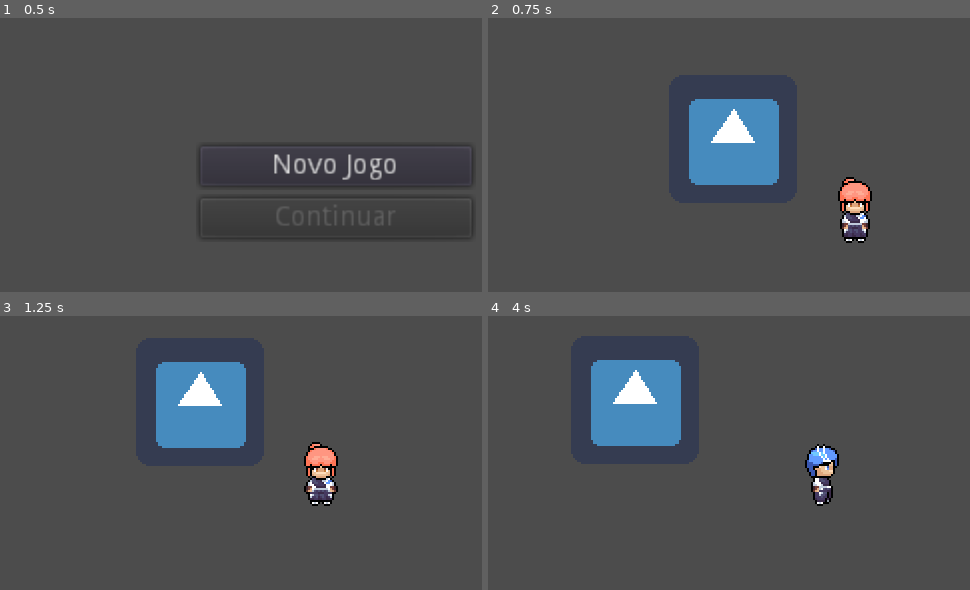
Above: before the commit, frames 1-4 (two rows, left to right).
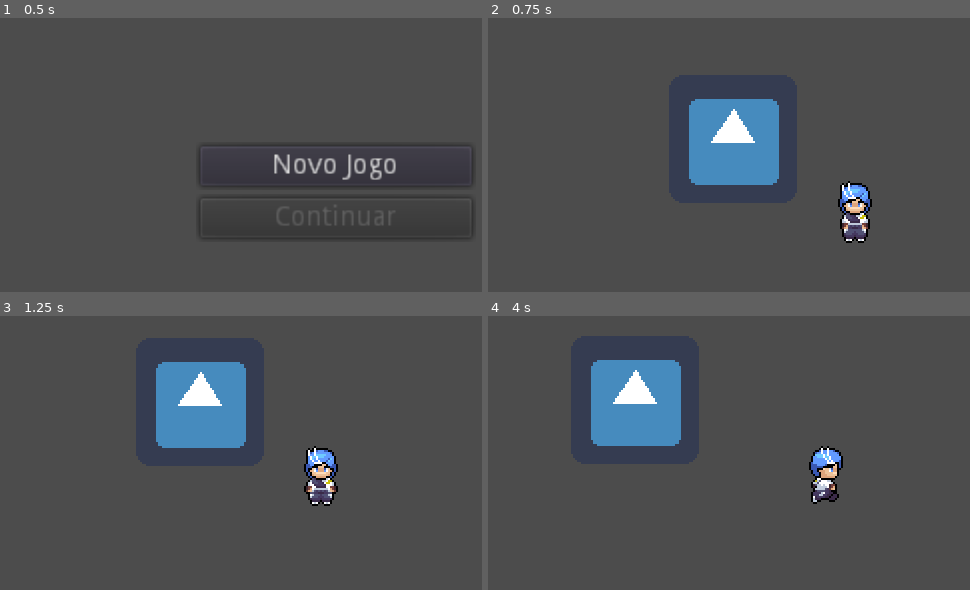
Above: after the commit, the same moments.

Repository: alanfelixnc/ElementsARPG
Game: Godot game, scene res://Game.tscn
Same seed, same stepped clock (60 frames per second), same inputs: the game is played once before the commit and once after it. The engine's default icon, where the game draws it, is replaced by a stand-in: a white triangle on a blue panel in a dark square.
Inputs:
- Up to frame 1 (0.5 s): no input
- Up to frame 2 (0.75 s): click "Novo Jogo" at 0.5 s
- Up to frame 3 (1.25 s): no input
- Up to frame 4 (4 s): tap Enter (game_pause) at 1.25, 3.5 s; hold Right (ui_right) 1.28-2 s; tap 1 (test_select_char_1) at 1.35, 3.6 s; click "Salvar" at 2 s; tap Space at 2.75 s; hold Down (ui_down) 2.78-3.53 s; tap 2 (test_select_char_2) at 2.85 s; hold Right (ui_right) from 3.53 s (still down)

Frame 1 is identical in both runs. In frame 2, 0.6% of the frame differs, in the area x 72-80%, y 58-81%; in frame 3, 0.6%; in frame 4, 0.9%, in the area x 65-74%, y 46-70%.

Commit message:
Reset do game data ao iniciar um novo jogo.

Diff:
--- a/Game.gd
+++ b/Game.gd
@@ -11,62 +11,71 @@
 
 ## Player stats ##
 # Player's current level
-export var player_level = 1
+export var player_level = 0
 # Player's current XP
 export var player_xp = 0
 # Player's max XP
-export var player_max_xp = 100
+export var player_max_xp = 0
 
 ## Game base stats ##
 # Health
-export var base_hp = 50
+export var base_hp = 0
 # Physical Damage
-export var base_dmg = 10
+export var base_dmg = 0
 # Elemental Damage
-export var base_edmg = 5
+export var base_edmg = 0
 # Physical Defense
-export var base_def = 10
+export var base_def = 0
 # Elemental Resistance
-export var base_res = 5
+export var base_res = 0
 # Attack Speed
-export var base_aspd = 5
+export var base_aspd = 0
 
 ## Player's party ##
 # Selected character from party
-export var active_character = "Robson"
+export var active_character = ""
 # Party characters status and equips
-var party = {
-	"Robson": {
-		"unlocked": true,
-		"special_ability": 0,
-		"consumable_a": 0,
-		"consumable_b": 0,
-		"skill_a": 0,
-		"skill_b": 0,
-		"skill_c": 0,
-		"passive_skill": 0
-	},
-	"Marina": {
-		"unlocked": false,
-		"special_ability": 0,
-		"consumable_a": 0,
-		"consumable_b": 0,
-		"skill_a": 0,
-		"skill_b": 0,
-		"skill_c": 0,
-		"passive_skill": 0
-	}
-}
+var party = {}
 
 ## Player's inventory ##
-var inventory = {
-	"skills": [
-		[1, 23] # 1 = skill index, 23 = skill amount
-	],
-	"consumables": [
-		[1, 23]
-	]
-}
+var inventory = {}
+
+# Sets a new game data
+func reset_game_data():
+	player_level = 1
+	player_xp = 0
+	player_max_xp = 100
+	active_character = "Robson"
+	party = {
+		"Robson": {
+			"unlocked": true,
+			"special_ability": 0,
+			"consumable_a": 0,
+			"consumable_b": 0,
+			"skill_a": 0,
+			"skill_b": 0,
+			"skill_c": 0,
+			"passive_skill": 0
+		},
+		"Marina": {
+			"unlocked": false,
+			"special_ability": 0,
+			"consumable_a": 0,
+			"consumable_b": 0,
+			"skill_a": 0,
+			"skill_b": 0,
+			"skill_c": 0,
+			"passive_skill": 0
+		}
+	}
+	inventory = {
+		"skills": [
+			[1, 23] # 1 = skill index, 23 = skill amount
+		],
+		"consumables": [
+			[1, 23]
+		]
+	}
 
 # Stores game data
 func save_game_data():
@@ -117,6 +126,7 @@
 
 # On ready
 func _ready():
+	reset_game_data()
 	var main_menu = main_menu_scene.instance()
 	add_child(main_menu)
 	main_menu.connect("start_new_game", self, "start_new_game")
@@ -130,6 +140,7 @@
 
 # On start of a new game
 func start_new_game():
+	reset_game_data()
 	save_game()
 	load_overworld_map()
 	var main_menu = $MainMenu
